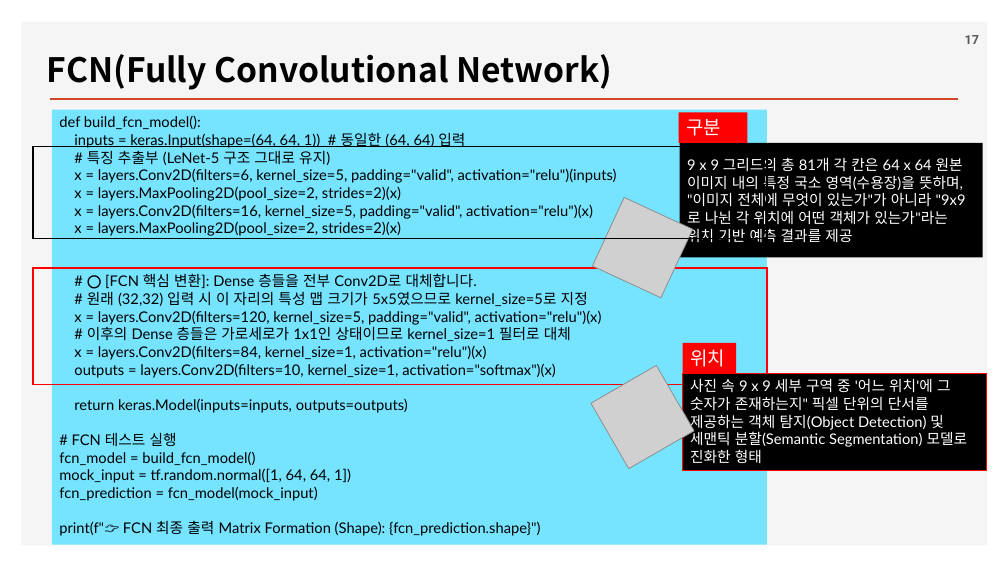
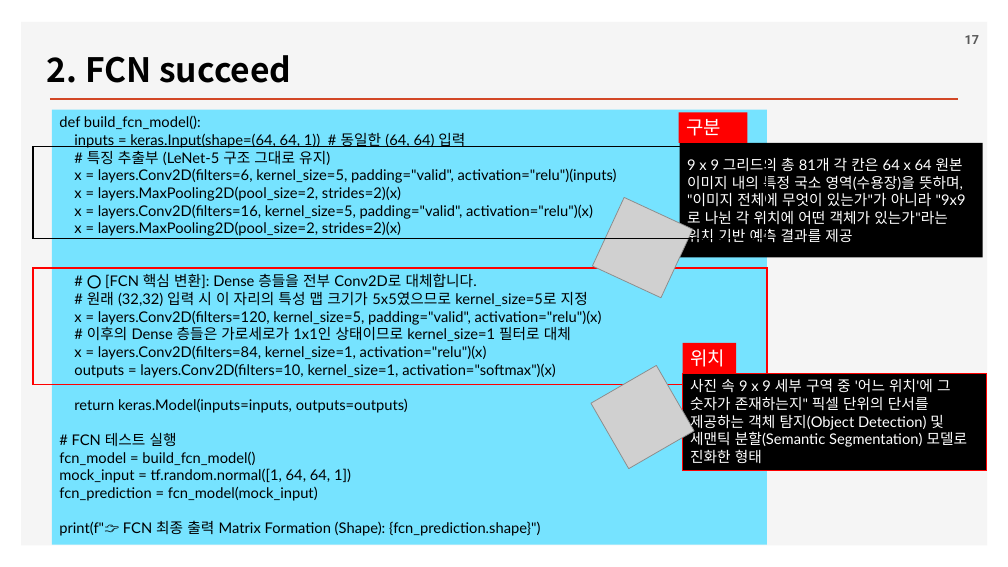
Before and after one commit to ancestor9/2026_Fall_Deep-Learning-with-Python, a slide deck: slide 17 of Chapter 11 Image segmentation.pptx. Drawn at 1008x567 pixels with LibreOffice and Linux fonts; fonts in the diff are those of the drawing; grey boxes stand for pictures; background and template pictures are left out. Boxes give left, top, right and bottom in pixels: in the first picture for what was removed or moved away, otherwise in the second. Text is boxed around its words. In the diff, an @@ line names an element or a change of style, - is before the commit and + after.

```diff
--- a/Chapter 11 Image segmentation.pptx
+++ b/Chapter 11 Image segmentation.pptx
@@ text at bbox=[47, 55, 291, 83]: text changed @@
-FCN(Fully Convolutional Network)
+2. FCN succeed
```
Also in this commit, not shown: 5 other slides changed.
